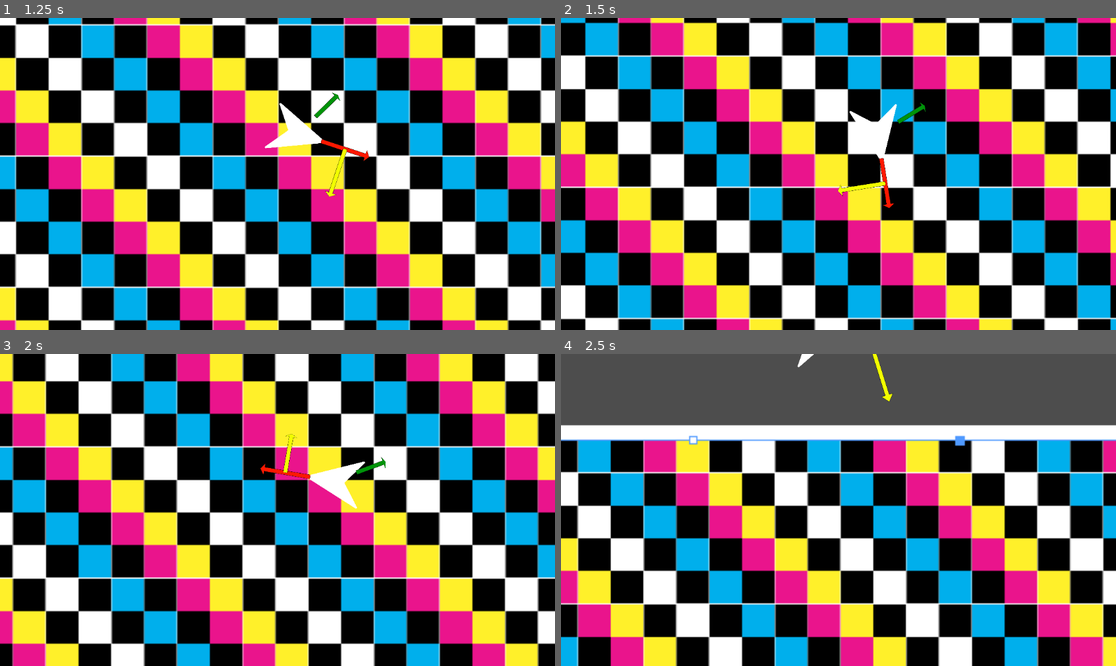
Above: before the commit, frames 1-4 (two rows, left to right).
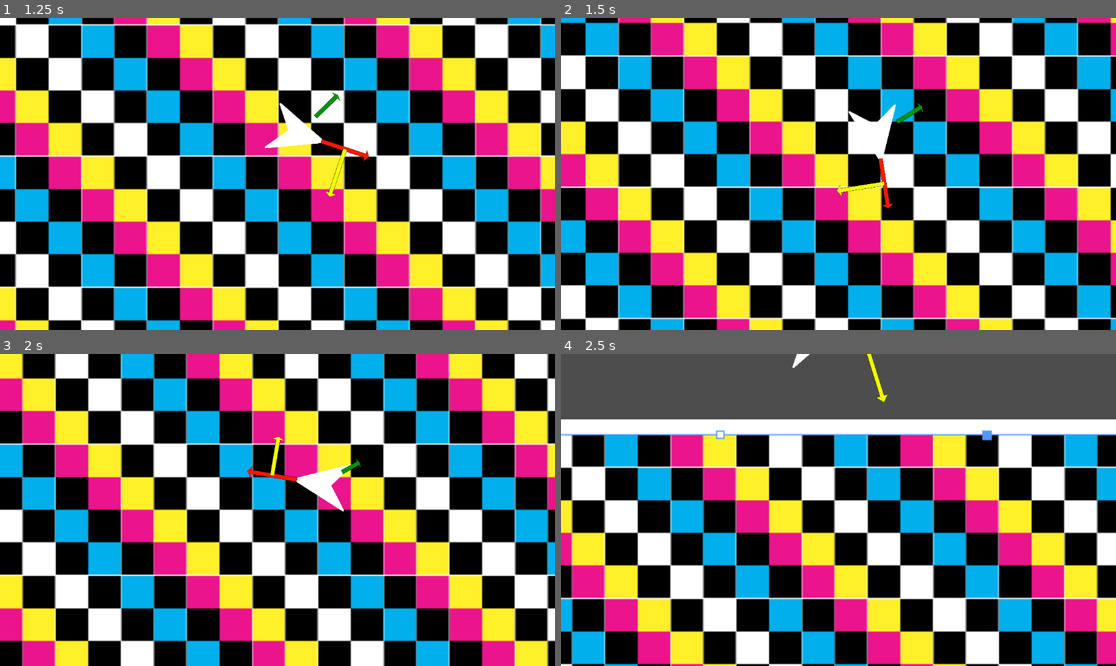
Above: after the commit, the same moments.

Repository: ParadoxArcher/Angle_Advantage
Game: Godot game, scene res://Scenes/GameScene.tscn
Two runs of this game, one before a commit and one after it. Both use one fixed random seed, a clock stepped at 60 frames per second and the inputs below.
Inputs:
- Up to frame 1 (1.25 s): tap Enter at 0.5 s; hold D (RotateRight) from 0.53 s (still down); hold W (Boost) from 0.53 s (still down)
- Up to frame 2 (1.5 s): release D (RotateRight) at 1.28 s; release W (Boost) at 1.28 s; hold S (Back) from 1.28 s (still down); tap W (Boost) at 1.35 s
- Up to frame 3 (2 s): keep holding S (Back)
- Up to frame 4 (2.5 s): release S (Back) at 2.03 s; hold D (RotateRight) from 2.03 s (still down); hold W (Boost) from 2.03 s (still down); tap Space (Dodge) at 2.1 s

Frame 1 is identical in both runs. In frame 2, 2.7% of the frame differs, in the area x 4-100%, y 0-100%; in frame 3, 43%; in frame 4, 67%, in the area x 0-100%, y 0-100%.

Commit message:
vault backup: 2025-01-13 08:05:24

Diff:
--- a/zProject Files/Godot/Scripts/PlayerScript.gd
+++ b/zProject Files/Godot/Scripts/PlayerScript.gd
@@ -12,7 +12,7 @@
 @export var MaxSpeed = [1000, 1000] # {0: Fluctuating, 1: BaseMaxSpeed} ## Beware DodgeMaxSpeed
 @export var SpeedAccel = 1.3
 @export var SpeedDecel = [.3, .3] # {0: Fluctuating,  1: Decel} ## Beware BrakeDecelMult
-@export var BoostDecay = .8
+@export var BoostDecay = [0, .75, .4] # {0: Fluctuating,  1:BoostRelease, 2: DecayRate}
 var BoostDir = Vector2(0, 0)
 var AccelRate = 0
 
@@ -55,8 +55,10 @@
 		BoostDir = Vector2(cos(rotation), sin(rotation))
 		var CounterAccel = BoostDir.dot(velocity.normalized()) # Needs to have it's sign preserved after +1 then /2, this scales it between 0 and 1, optimization leaves it as is
 		AccelRate = SpeedAccel - SpeedDecel[0] * ((CounterAccel + 1 ) / 2 * sign(CounterAccel) ) * CounterScaler[0]
+		BoostDecay[0] = BoostDecay[1]
 	else:
-		BoostDir = lerp(BoostDir, Vector2(0, 0), BoostDecay * delta)
+		BoostDecay[0] = lerpf(BoostDecay[0], 0, BoostDecay[2] * delta)
+		BoostDir = Vector2(cos(rotation), sin(rotation)) * BoostDecay[0]
 		AccelRate = SpeedDecel[0]
 
 		print(BoostDir)
Not shown, changed: .obsidian/workspace.json
Not shown, added: Devlogs/2025-01-13.md
